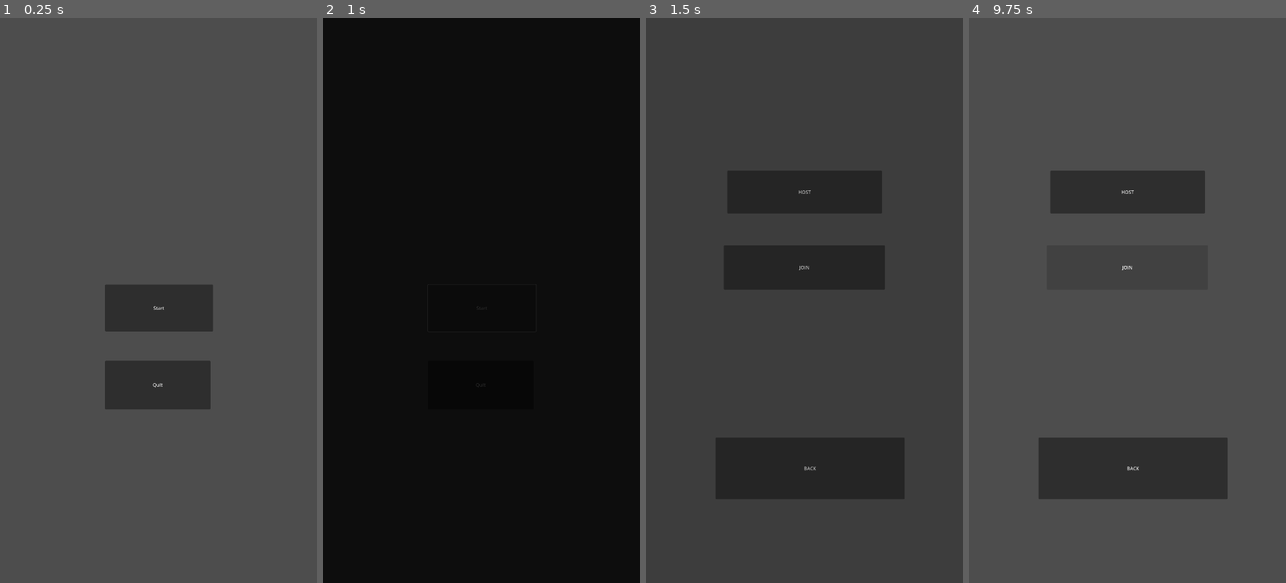
Above: before the commit, frames 1-4 (left to right).
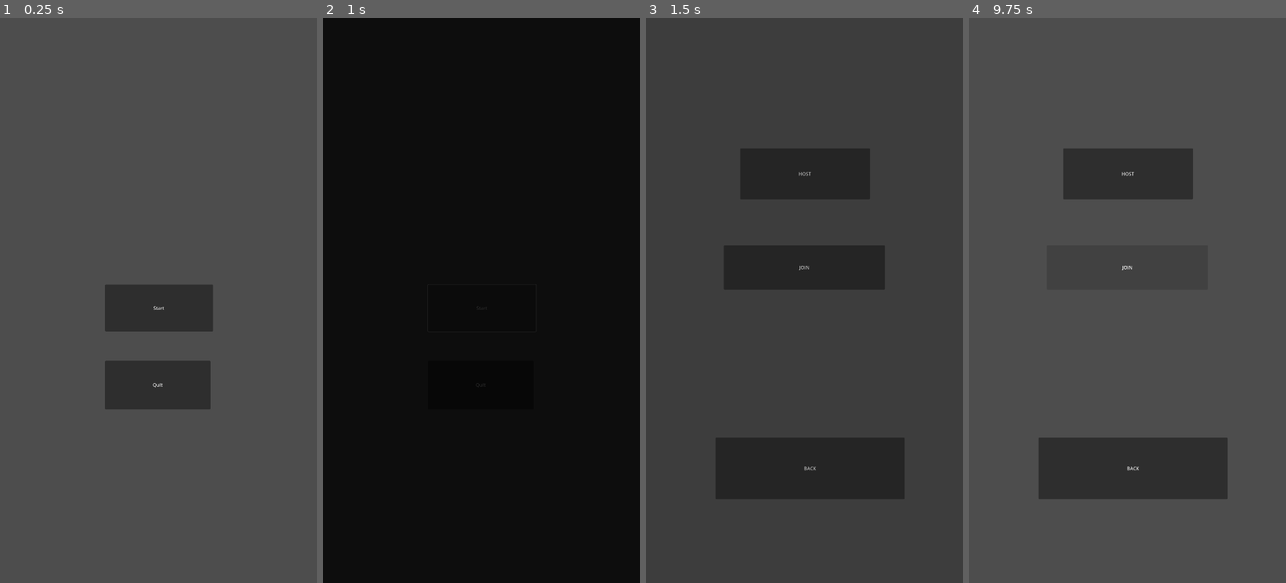
Above: after the commit, the same moments.

Repository: Koloss0/Out-Of-The-Gutter
Game: Godot game, scene res://Scenes/title_page.tscn
Same seed, same stepped clock (60 frames per second), same inputs: the game is played once before the commit and once after it.
Inputs (mouse positions are in pixels of both pictures, inside the frame that each line leads up to):
- Up to frame 1 (0.25 s): no input
- Up to frame 2 (1 s): click "Start" at 0.5 s
- Up to frame 3 (1.5 s): click "HOST" at 1.25 s
- Up to frame 4 (9.75 s): click "BACK" at 2 s; click "Start" at 2.75 s; tap Enter at 3.5, 5, 6.5 s; move the mouse to (1197, 272) at 3.52 s; hold Right (ui_right) 3.53-4.28 s; click (1197, 272) at 3.67 s; tap Space at 4.25, 5.75, 7.25 s; move the mouse to (1064, 328) at 4.27 s; hold Left (ui_left) 4.28-5.03 s; move the mouse to (1159, 176) at 5.02 s; hold Right (ui_right) 5.03-6.53 s; move the mouse to (1111, 413) at 5.77 s; click (1111, 413) at 5.92 s; move the mouse to (1222, 385) at 6.52 s; hold Left (ui_left) 6.53-8.78 s; move the mouse to (1032, 215) at 7.27 s; move the mouse to (1143, 300) at 8.02 s; click (1143, 300) at 8.17 s; move the mouse to (1079, 159) at 8.77 s; hold Right (ui_right) from 8.78 s (still down); move the mouse to (1197, 272) at 9.52 s

Frames 1-2 are identical in both runs. In frame 3, less than 0.1% of the frame differs, in the area x 48-52%, y 27-32%; in frame 4, 3.2%, in the area x 25-75%, y 23-35%.

Commit message:
Added platforms

Diff:
--- a/Scenes/HostJoin_page.tscn
+++ b/Scenes/HostJoin_page.tscn
@@ -2,7 +2,7 @@
 
 [sub_resource type="GDScript" id="GDScript_xwxs2"]
 resource_name = "StartGame"
-script/source = "extends Node2D
+script/source = "extends Control
 
 
 # Called when the node enters the scene tree for the first time.
@@ -19,10 +19,17 @@
 	SceneManager.fade_to_scene(\"TitlePage\")
 "
 
-[node name="StartGame-HostJoin" type="Node2D"]
+[node name="StartGame-HostJoin" type="Control"]
+layout_mode = 3
+anchors_preset = 15
+anchor_right = 1.0
+anchor_bottom = 1.0
+grow_horizontal = 2
+grow_vertical = 2
 script = SubResource("GDScript_xwxs2")
 
 [node name="Join" type="Button" parent="."]
+layout_mode = 0
 offset_left = 265.0
 offset_top = 773.0
 offset_right = 814.0
@@ -30,6 +37,7 @@
 text = "JOIN"
 
 [node name="Back" type="Button" parent="."]
+layout_mode = 0
 offset_left = 237.0
 offset_top = 1426.0
 offset_right = 881.0
@@ -38,10 +46,11 @@
 "
 
 [node name="Host" type="Button" parent="."]
-offset_left = 277.0
-offset_top = 519.0
-offset_right = 804.0
-offset_bottom = 664.0
+layout_mode = 1
+offset_left = 321.0
+offset_top = 443.0
+offset_right = 763.0
+offset_bottom = 616.0
 text = "HOST"
 
 [connection signal="pressed" from="Back" to="." method="_on_back_pressed"]
--- /dev/null
+++ b/Scenes/Platforms/Testing.tscn
@@ -0,0 +1,17 @@
+[gd_scene load_steps=3 format=3 uid="uid://dleyxsih8ux3a"]
+
+[ext_resource type="PackedScene" uid="uid://bgrr60hlm211y" path="res://Scenes/Platforms/player.tscn" id="1_j8l7d"]
+[ext_resource type="PackedScene" uid="uid://b1ml2ni2mprc3" path="res://Scenes/Platforms/moving_platform.tscn" id="2_w0ych"]
+
+[node name="Testing" type="Node2D"]
+
+[node name="Player" parent="." instance=ExtResource("1_j8l7d")]
+position = Vector2(224, 93)
+
+[node name="Moving_platform" parent="." instance=ExtResource("2_w0ych")]
+position = Vector2(235, 989)
+scale = Vector2(14, 14)
+
+[node name="Moving_platform2" parent="." instance=ExtResource("2_w0ych")]
+position = Vector2(672, 683)
+scale = Vector2(14, 14)
--- /dev/null
+++ b/Scenes/Platforms/moving.tscn
@@ -0,0 +1,18 @@
+[gd_scene load_steps=3 format=3 uid="uid://b2yg3vafomraj"]
+
+[ext_resource type="Texture2D" uid="uid://cawcqgp82pn5" path="res://Art/Test Art/Pixel Adventure 1/Free/Terrain/Terrain (16x16).png" id="1_n0qfy"]
+
+[sub_resource type="RectangleShape2D" id="RectangleShape2D_852gm"]
+size = Vector2(48, 6)
+
+[node name="moving" type="AnimatableBody2D"]
+
+[node name="Sprite2D" type="Sprite2D" parent="."]
+texture_filter = 1
+texture = ExtResource("1_n0qfy")
+region_enabled = true
+region_rect = Rect2(272, 0, 48, 5)
+
+[node name="CollisionShape2D" type="CollisionShape2D" parent="."]
+shape = SubResource("RectangleShape2D_852gm")
+one_way_collision = true
--- /dev/null
+++ b/Scenes/Platforms/moving_platform.tscn
@@ -0,0 +1,7 @@
+[gd_scene load_steps=2 format=3 uid="uid://b1ml2ni2mprc3"]
+
+[ext_resource type="PackedScene" uid="uid://b2yg3vafomraj" path="res://Scenes/Platforms/moving.tscn" id="1_25ibn"]
+
+[node name="Moving_platform" type="Node2D"]
+
+[node name="moving" parent="." instance=ExtResource("1_25ibn")]
--- a/Test Scenes/player_tests.tscn
+++ b/Test Scenes/player_tests.tscn
@@ -1,6 +1,6 @@
 [gd_scene load_steps=3 format=3 uid="uid://bixaqsafcn71m"]
 
-[ext_resource type="PackedScene" uid="uid://c2kyi5my4bgbh" path="res://Scenes/player.tscn" id="1_5m337"]
+[ext_resource type="PackedScene" uid="uid://bgrr60hlm211y" path="res://Scenes/Platforms/player.tscn" id="1_5m337"]
 
 [sub_resource type="RectangleShape2D" id="RectangleShape2D_06sfx"]
 size = Vector2(1112, 72)
Binary file added: Art/Test Art/Pixel Adventure 1/Free/20 Enemies.png
Not shown, added: Art/Test Art/Pixel Adventure 1/Free/20 Enemies.png.import
Binary file added: Art/Test Art/Pixel Adventure 1/Free/Background/Blue.png
Not shown, added: Art/Test Art/Pixel Adventure 1/Free/Background/Blue.png.import
Binary file added: Art/Test Art/Pixel Adventure 1/Free/Background/Brown.png
Not shown, added: Art/Test Art/Pixel Adventure 1/Free/Background/Brown.png.import
Binary file added: Art/Test Art/Pixel Adventure 1/Free/Background/Gray.png
Not shown, added: Art/Test Art/Pixel Adventure 1/Free/Background/Gray.png.import
Binary file added: Art/Test Art/Pixel Adventure 1/Free/Background/Green.png
Not shown, added: Art/Test Art/Pixel Adventure 1/Free/Background/Green.png.import
Binary file added: Art/Test Art/Pixel Adventure 1/Free/Background/Pink.png
Not shown, added: Art/Test Art/Pixel Adventure 1/Free/Background/Pink.png.import
(and 341 more such lines)
